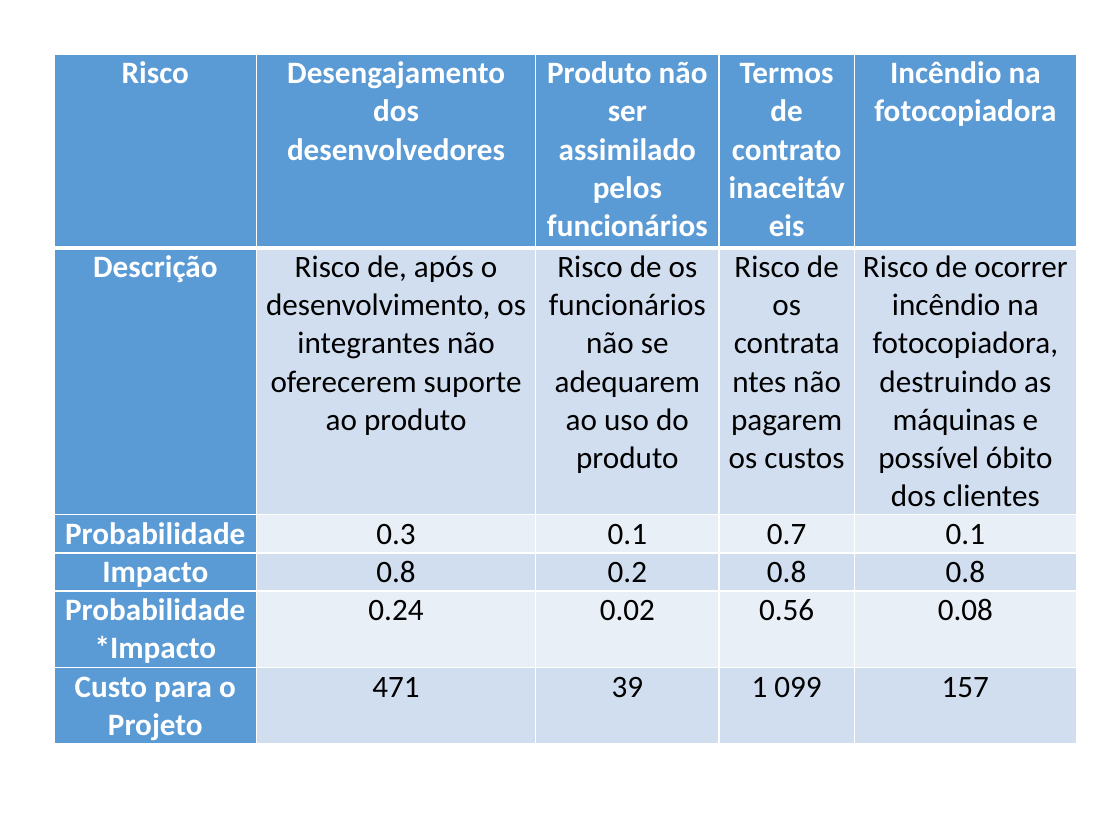
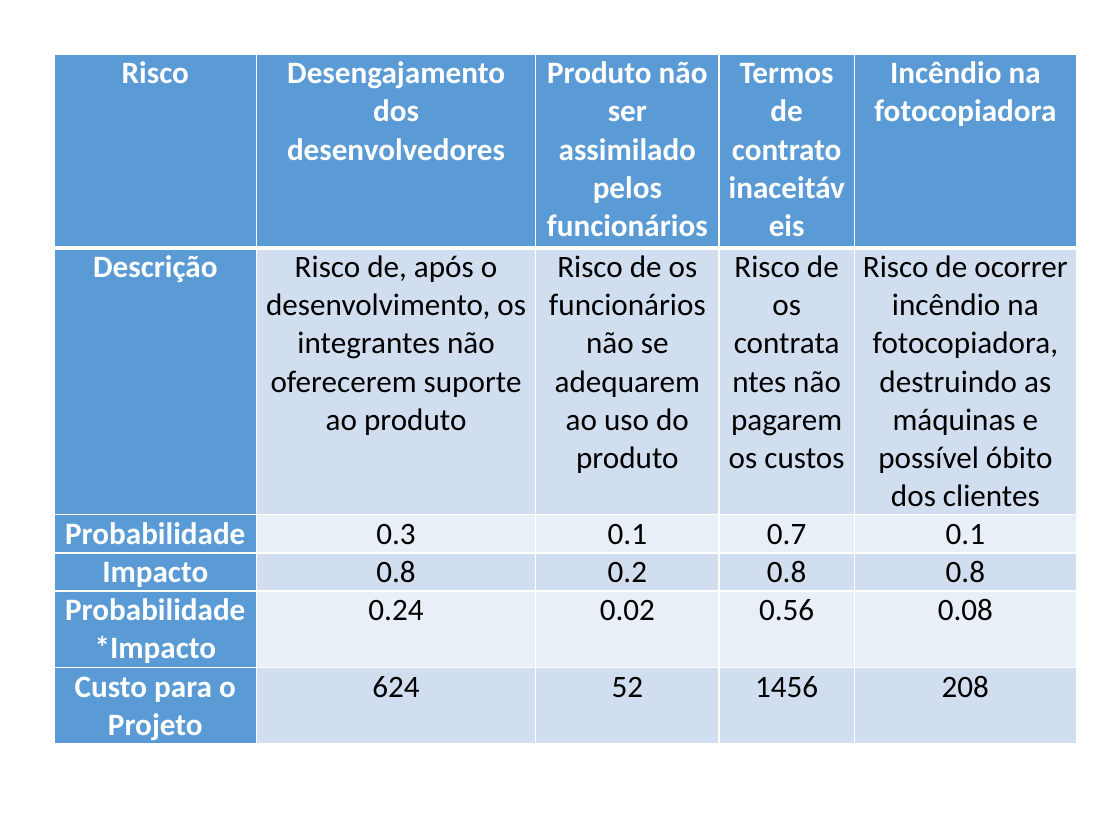
Before and after one commit to drdverzola/Conta-Universitaria, a slide deck: slide 7 of GPS.pptx. Drawn at 1120x840 pixels with LibreOffice and Linux fonts; fonts in the diff are those of the drawing; background and template pictures are left out. Boxes give left, top, right and bottom in pixels: in the first picture for what was removed or moved away, otherwise in the second. Text is boxed around its words. In the diff, an @@ line names an element or a change of style, - is before the commit and + after.

```diff
--- a/GPS.pptx
+++ b/GPS.pptx
@@ table at [54, 54, 1076, 744] @@
-row 6: Custo para o Projeto | 471 | 39 | 1 099 | 157
+row 6: Custo para o Projeto | 624 | 52 | 1456 | 208
```
Also in this commit, not shown: 1 other file.
